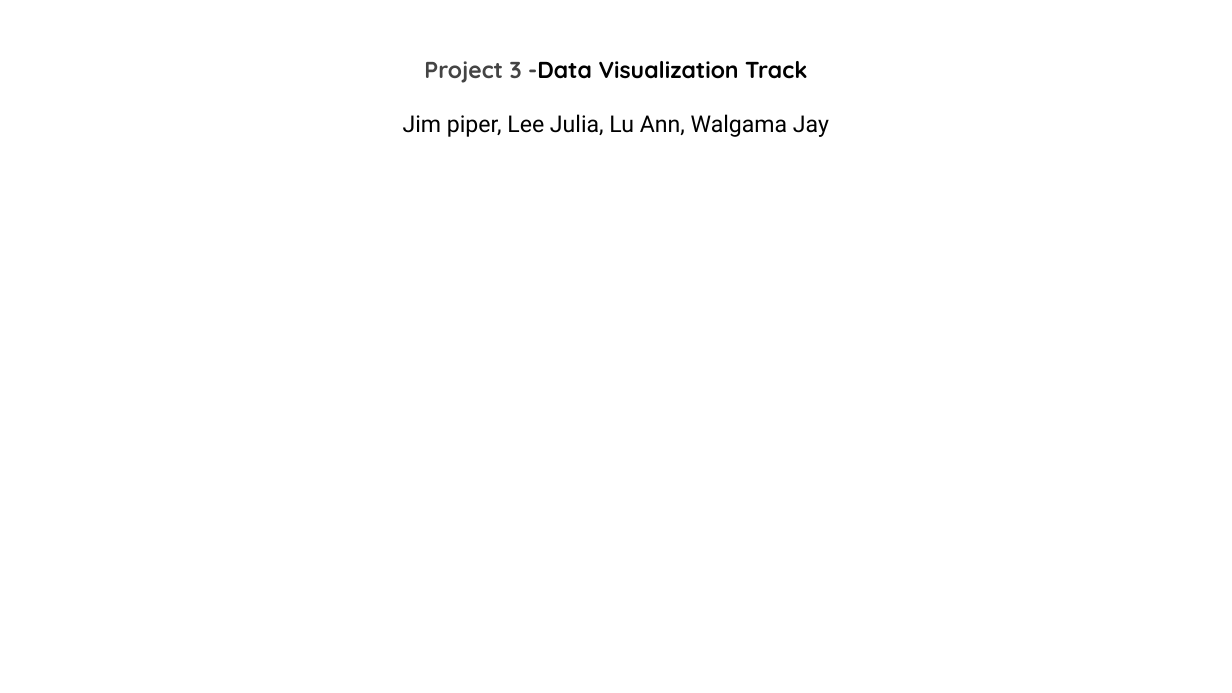
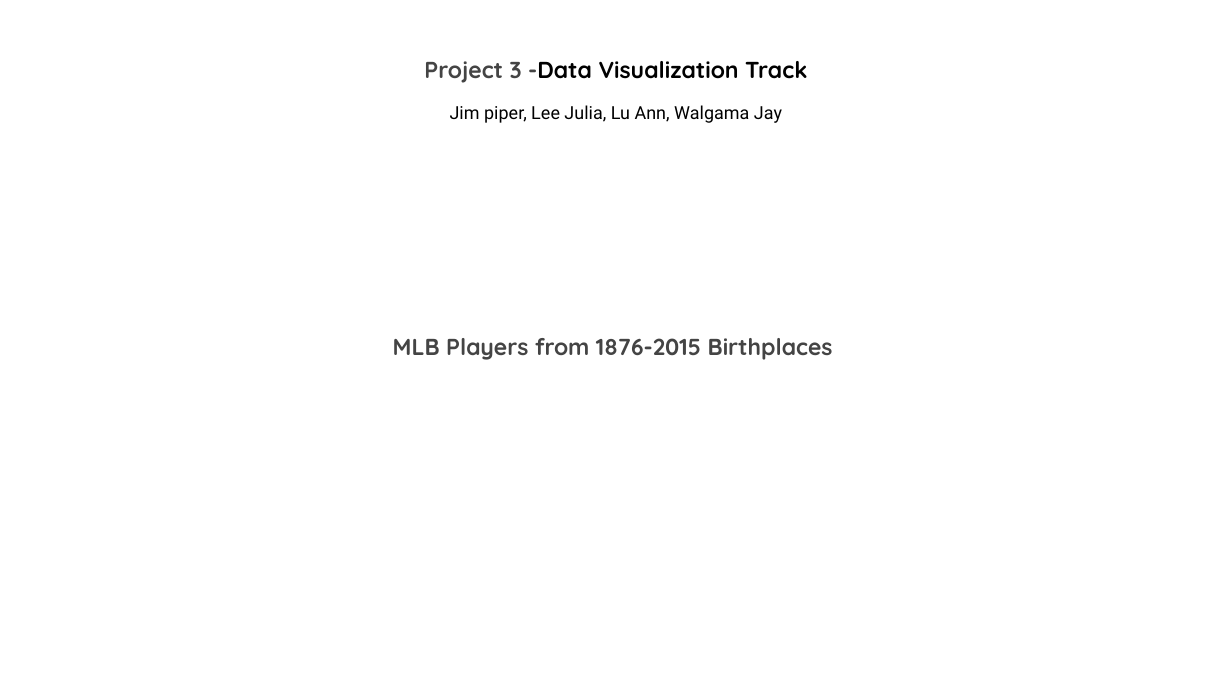
Before and after one commit to leeju09/Project-3-Baseball-, a slide deck: slide 1 of Presentation/Proect3_Group3.pptx. Drawn at 1232x693 pixels with LibreOffice and Linux fonts; fonts in the diff are those of the drawing. Boxes give left, top, right and bottom in pixels: in the first picture for what was removed or moved away, otherwise in the second. Text is boxed around its words. In the diff, an @@ line names an element or a change of style, - is before the commit and + after.

Commit message:
Add the final presentation

```diff
--- a/Presentation/Proect3_Group3.pptx
+++ b/Presentation/Proect3_Group3.pptx
@@ text "Jim piper, Lee Julia, Lu ...": place and size @@
-text "Jim piper, Lee Julia, Lu ..." at [403,114,829,137]
+text "Jim piper, Lee Julia, Lu ..." at [450,105,782,123]
@@ text "Jim piper, Lee Julia, Lu ..." at [450,105,782,123]: size 18 to 14 pt @@
@@ text added at [393,338,833,360], 18 pt, text #444444, bold @@
+MLB Players from 1876-2015 Birthplaces
```
